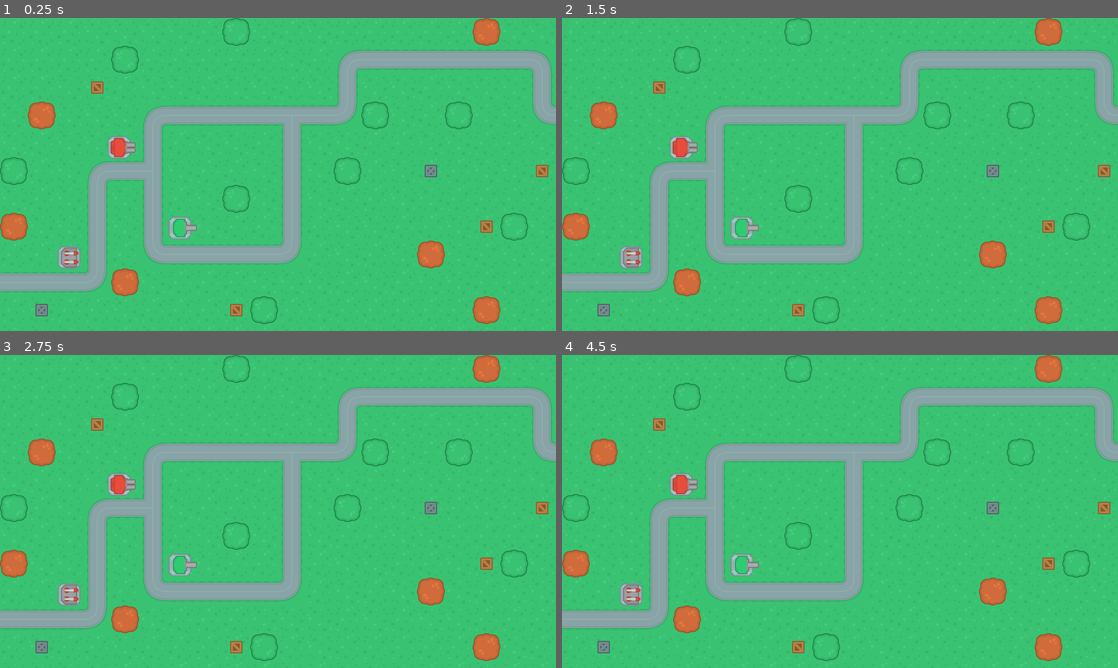
Above: before the commit, frames 1-4 (two rows, left to right).
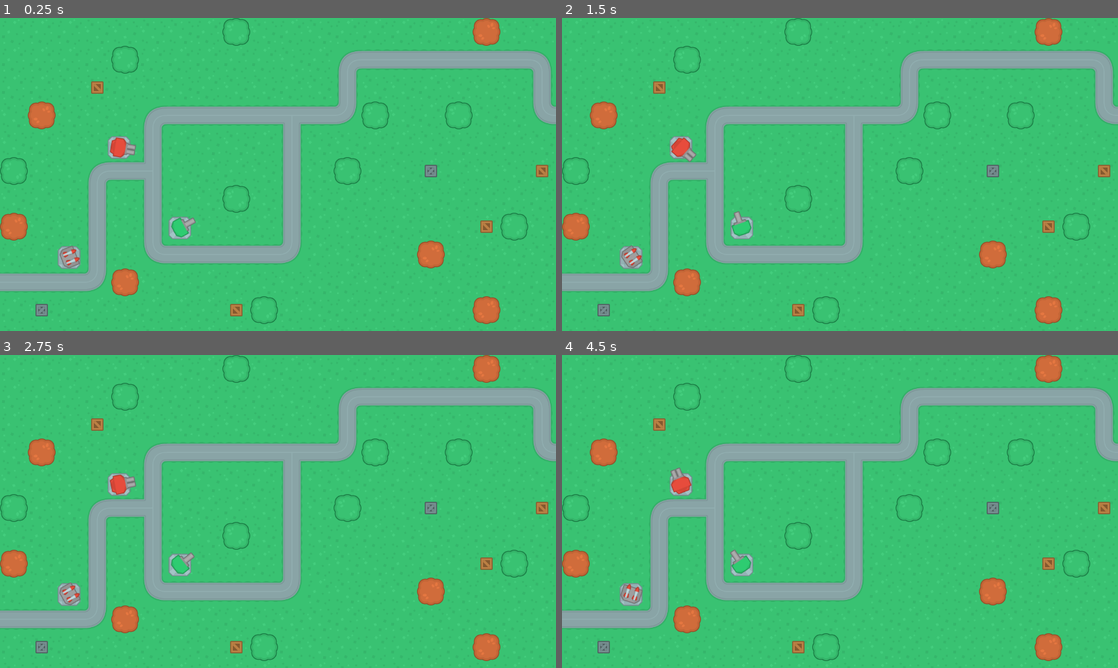
Above: after the commit, the same moments.

Repository: Tellusionist/Godot_TowerDefense_GDC
Game: Godot game, scene res://Scenes/Maps/Map1.tscn
The game is run twice, just before and just after one commit, with the same random seed, the same clock (stepped at 60 frames per second) and the same inputs. This scene is started directly instead of the project's main scene.
Inputs (mouse positions are in pixels of both pictures, inside the frame that each line leads up to):
- Up to frame 1 (0.25 s): no input
- Up to frame 2 (1.5 s): tap Enter at 0.5 s; move the mouse to (962, 158) at 0.52 s; tap Space at 1.25 s; move the mouse to (728, 190) at 1.27 s
- Up to frame 3 (2.75 s): tap Enter at 2 s; move the mouse to (333, 442) at 2.02 s
- Up to frame 4 (4.5 s): tap Space at 2.75, 4.25 s; move the mouse to (812, 574) at 2.77 s; tap Enter at 3.5 s; move the mouse to (1006, 558) at 3.52 s; move the mouse to (673, 464) at 4.27 s

The runs differ from the first frame. In frame 1, 0.3% of the frame differs, in the area x 10-36%, y 38-80%; in frame 2, 0.4%; in frame 3, 0.3%; in frame 4, 0.4%, in the area x 10-36%, y 36-80%.

Commit message:
added basic turret enemy tracking

Diff:
--- /dev/null
+++ b/Scenes/Towers/gun_t1.gd
@@ -0,0 +1 @@
+extends "res://Scenes/Towers/turrets.gd"
--- a/Scenes/Towers/gun_t1.tscn
+++ b/Scenes/Towers/gun_t1.tscn
@@ -1,9 +1,11 @@
-[gd_scene load_steps=3 format=3 uid="uid://cqr6he6m85rxt"]
+[gd_scene load_steps=4 format=3 uid="uid://cqr6he6m85rxt"]
 
 [ext_resource type="Texture2D" uid="uid://citk8s5vfp64d" path="res://Assets/Towers/towerDefense_tile181.png" id="1_1e3w6"]
+[ext_resource type="Script" uid="uid://mqlxnyvlg45n" path="res://Scenes/Towers/gun_t1.gd" id="1_o2m5r"]
 [ext_resource type="Texture2D" uid="uid://b72qhkgn0qk1a" path="res://Assets/Towers/towerDefense_tile249.png" id="2_o2m5r"]
 
 [node name="GunT1" type="Node2D"]
+script = ExtResource("1_o2m5r")
 
 [node name="Base" type="Sprite2D" parent="."]
 texture = ExtResource("1_1e3w6")
--- /dev/null
+++ b/Scenes/Towers/gun_t2.gd
@@ -0,0 +1 @@
+extends "res://Scenes/Towers/turrets.gd"
--- a/Scenes/Towers/gun_t2.tscn
+++ b/Scenes/Towers/gun_t2.tscn
@@ -1,16 +1,18 @@
-[gd_scene load_steps=3 format=3 uid="uid://0byp4b6j687g"]
+[gd_scene load_steps=4 format=3 uid="uid://0byp4b6j687g"]
 
 [ext_resource type="Texture2D" uid="uid://citk8s5vfp64d" path="res://Assets/Towers/towerDefense_tile181.png" id="1_0nhgo"]
+[ext_resource type="Script" uid="uid://dl15vrmaolykj" path="res://Scenes/Towers/gun_t2.gd" id="1_m2ned"]
 [ext_resource type="Texture2D" uid="uid://dgajaxxfspav7" path="res://Assets/Towers/towerDefense_tile250.png" id="2_m2ned"]
 
 [node name="GunT2" type="Node2D"]
+script = ExtResource("1_m2ned")
 
 [node name="Base" type="Sprite2D" parent="."]
 texture = ExtResource("1_0nhgo")
 
 [node name="Turret" type="Sprite2D" parent="."]
-position = Vector2(10, 0)
 texture = ExtResource("2_m2ned")
+offset = Vector2(10, 0)
 
 [node name="Muzzle1" type="Node2D" parent="Turret"]
 position = Vector2(31, 6.5)
--- /dev/null
+++ b/Scenes/Towers/missle_t1.gd
@@ -0,0 +1 @@
+extends "res://Scenes/Towers/turrets.gd"
--- a/Scenes/Towers/missle_t1.tscn
+++ b/Scenes/Towers/missle_t1.tscn
@@ -1,10 +1,12 @@
-[gd_scene load_steps=4 format=3 uid="uid://vnkqsl5vxqeg"]
+[gd_scene load_steps=5 format=3 uid="uid://vnkqsl5vxqeg"]
 
 [ext_resource type="Texture2D" uid="uid://deeybwl2kgj1g" path="res://Assets/Towers/towerDefense_tile180.png" id="1_ka34k"]
+[ext_resource type="Script" uid="uid://c85a1qpvf0f80" path="res://Scenes/Towers/missle_t1.gd" id="1_sqeo0"]
 [ext_resource type="Texture2D" uid="uid://do3lygpfdwnlb" path="res://Assets/Towers/towerDefense_tile228.png" id="2_sqeo0"]
 [ext_resource type="Texture2D" uid="uid://dqy1m5n2ldag6" path="res://Assets/Towers/towerDefense_tile251.png" id="3_fqy5d"]
 
 [node name="MissleT1" type="Node2D"]
+script = ExtResource("1_sqeo0")
 
 [node name="Base" type="Sprite2D" parent="."]
 texture = ExtResource("1_ka34k")
--- /dev/null
+++ b/Scenes/Towers/turrets.gd
@@ -0,0 +1,9 @@
+extends Node2D
+
+func _physics_process(delta: float) -> void:
+	turn()
+
+func turn() -> void:
+	# using mouse position for now to test
+	var enemy_position = get_global_mouse_position()
+	get_node("Turret").look_at(enemy_position)
Not shown, added: Scenes/Towers/gun_t1.gd.uid
Not shown, added: Scenes/Towers/gun_t2.gd.uid
Not shown, added: Scenes/Towers/missle_t1.gd.uid
Not shown, added: Scenes/Towers/turrets.gd.uid
